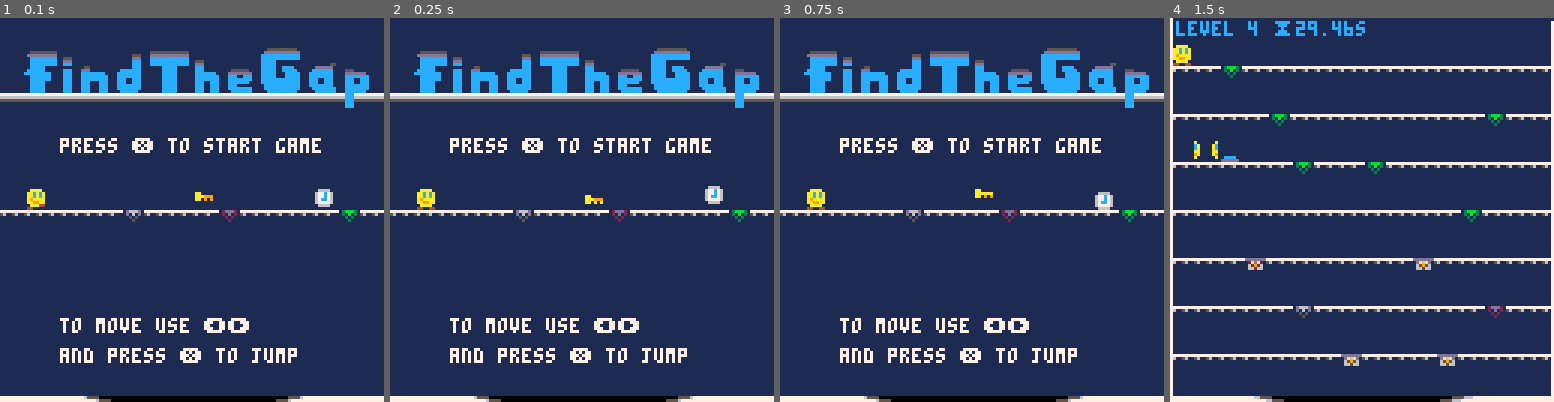
Above: before the commit, frames 1-4 (left to right).
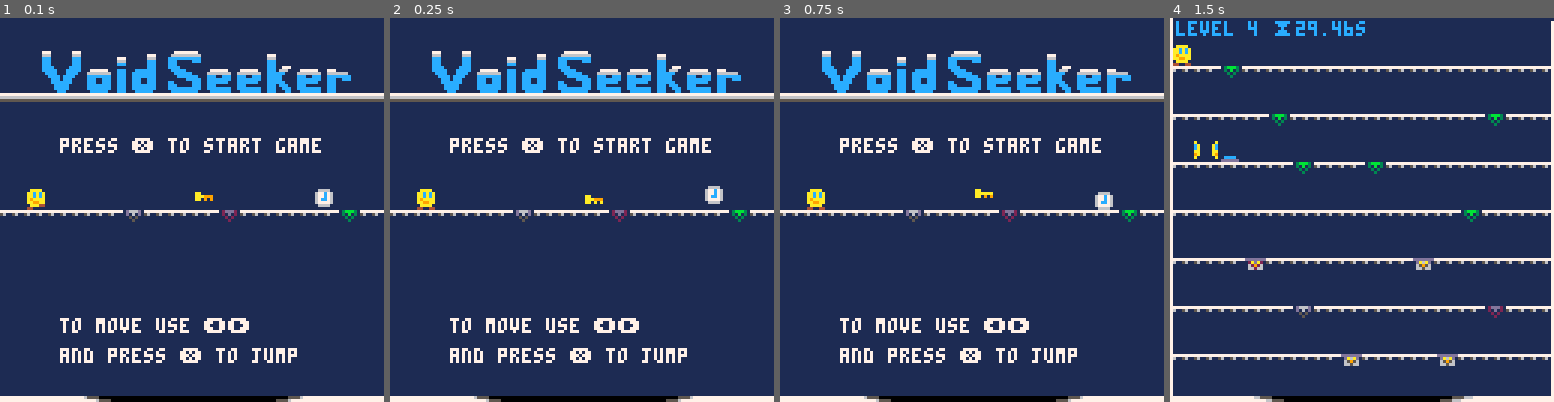
Above: after the commit, the same moments.

Repository: broquaint/pico8-carts
Game: PICO-8 cartridge findthegap.p8
Same seed, same stepped clock (60 frames per second), same inputs: the game is played once before the commit and once after it.
Inputs:
- Up to frame 1 (0.1 s): no input
- Up to frame 2 (0.25 s): no input
- Up to frame 3 (0.75 s): no input
- Up to frame 4 (1.5 s): tap X (X key) at 1.07 s

The runs differ from the first frame. In frame 1, 4.8% of the frame differs, in the area x 6-97%, y 7-24%; in frame 2, 4.8%; in frame 3, 4.8%; in frame 4, nothing differs.

Commit message:
Rename to Void Seeker
There's already a Find The Gap on itch.io by moonscape153:

https://moonscape153.itch.io/find-the-gap

And I would be a monster if I elbowed in on such a great pun.

Diff:
--- a/findthegap.p8
+++ b/findthegap.p8
@@ -1,7 +1,7 @@
 pico-8 cartridge // http://www.pico-8.com
 version 30
 __lua__
--- find the gap
+-- void seeker
 -- by broquaint
 
 -- todo - move x when touching a bouncer to stop repeated triggering
@@ -1428,10 +1426,10 @@
 2425242524252425242524252425242524252425000000000000000000000000000000000000000000000000000000000000000000000000000000000000000000000000000000000000000000000000000000000000000000000000000000000000000000000000000000000000000000000000000000000000000000000000
 0000000000000000000000000000000000000000000000000000000000000000000000000000000000000000000000000000000000000000000000000000000000000000000000000000000000000000000000000000000000000000000000000000000000000000000000000000000000000000000000000000000000000000
 0000000000000000000000000000000000000000000000000000000000000000000000000000000000000000000000000000000000000000000000000000000000000000000000000000000000000000000000000000000000000000000000000000000000000000000000000000000000000000000000000000000000000000
-00404142434445464748494a4b4c4d4e00000000000000000000000000000000000000000000000000000000000000000000000000000000000000000000000000000000000000000000000000000000000000000000000000000000000000000000000000000000000000000000000000000000000000000000000000000000
-00505152535455565758595a5b5c5d5e00000000000000000000000000000000000000000000000000000000000000000000000000000000000000000000000000000000000000000000000000000000000000000000000000000000000000000000000000000000000000000000000000000000000000000000000000000000
-6f606162636465666768696a6b6c6d6e6f000000000000000000000000000000000000000000000000000000000000000000000000000000000000000000000000000000000000000000000000000000000000000000000000000000000000000000000000000000000000000000000000000000000000000000000000000000
-0080818283848586870000000000000000000000000000000000000000000000000000000000000000000000000000000000000000000000000000000000000000000000000000000000000000000000000000000000000000000000000000000000000000000000000000000000000000000000000000000000000000000000
+00404142434445464748494a4b4c4d4d00000000000000000000000000000000000000000000000000000000000000000000000000000000000000000000000000000000000000000000000000000000000000000000000000000000000000000000000000000000000000000000000000000000000000000000000000000000
+00505152535455565758595a5b5c5d0000000000000000000000000000000000000000000000000000000000000000000000000000000000000000000000000000000000000000000000000000000000000000000000000000000000000000000000000000000000000000000000000000000000000000000000000000000000
+6f606162636465666768696a6b6c6d6d6f000000000000000000000000000000000000000000000000000000000000000000000000000000000000000000000000000000000000000000000000000000000000000000000000000000000000000000000000000000000000000000000000000000000000000000000000000000
+0080817183848586870000000000000000000000000000000000000000000000000000000000000000000000000000000000000000000000000000000000000000000000000000000000000000000000000000000000000000000000000000000000000000000000000000000000000000000000000000000000000000000000
 0090919293949596970000000000000000000000000000000000000000000000000000000000000000000000000000000000000000000000000000000000000000000000000000000000000000000000000000000000000000000000000000000000000000000000000000000000000000000000000000000000000000000000
 00a0a1a2a3a4a5a6a70000000000000000000000000000000000000000000000000000000000000000000000000000000000000000000000000000000000000000000000000000000000000000000000000000000000000000000000000000000000000000000000000000000000000000000000000000000000000000000000
 0000000000000000000000000000000000000000000000000000000000000000000000000000000000000000000000000000000000000000000000000000000000000000000000000000000000000000000000000000000000000000000000000000000000000000000000000000000000000000000000000000000000000000
Not shown, changed: 22 lines of the sprite sheet (__gfx__) section of findthegap.p8
Not shown, changed: the thumbnail (__label__) section of findthegap.p8
Not shown, changed: README.md
